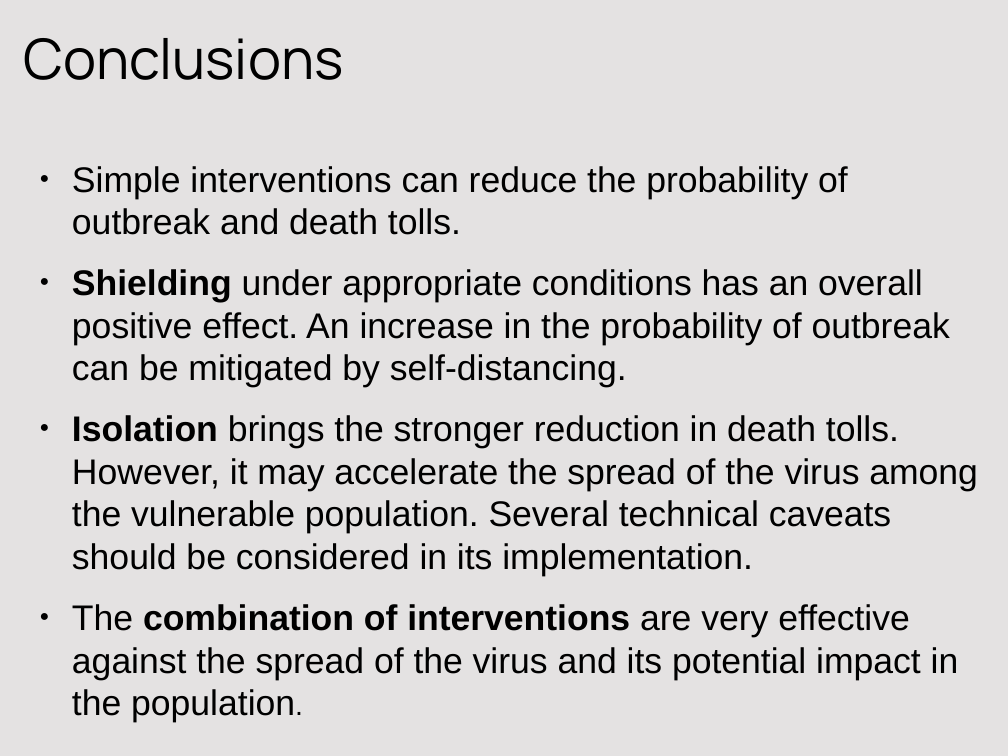
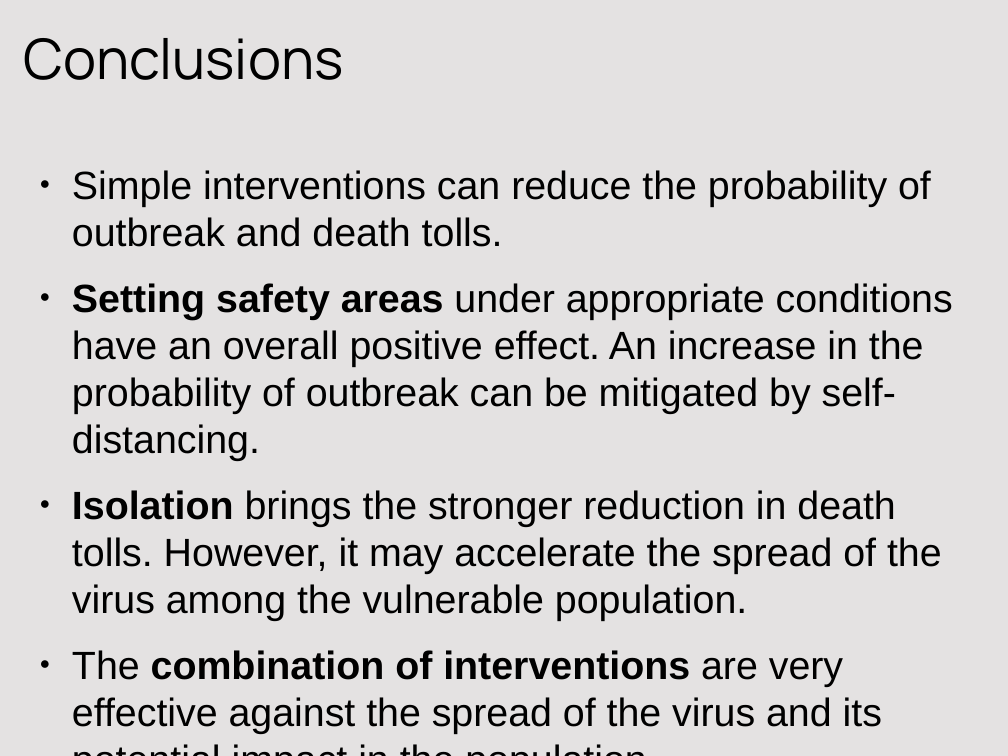
Before and after one commit to crowdfightcovid19/req-550-Syria, a slide deck: slide 59 of manuscripts/slides-20200716/20200716-syria_APG.odp (slide 60 before the commit). Drawn at 1008x756 pixels with LibreOffice and Linux fonts; fonts in the diff are those of the drawing. Boxes give left, top, right and bottom in pixels: in the first picture for what was removed or moved away, otherwise in the second. Text is boxed around its words. In the diff, an @@ line names an element or a change of style, - is before the commit and + after.

```diff
--- a/manuscripts/slides-20200716/20200716-syria_APG.odp
+++ b/manuscripts/slides-20200716/20200716-syria_APG.odp
@@ text at (x1=72, y1=170, x2=931, y2=734): size 28 to 31 pt in "Simple interventions can reduce the probability of ...", "The combination of interventions are very effective ..."; size 22.4 to 24.8 pt in "population." @@
@@ text at (x1=72, y1=283, x2=953, y2=621): text changed; size 28 to 31 pt @@
-● Shielding under appropriate conditions has an overall positive effect. An increase in the probability of outbreak can be mitigated by self-distancing.
-● Isolation brings the stronger reduction in death tolls. However, it may accelerate the spread of the virus among the vulnerable population. Several technical caveats should be considered in its implementation.
+● Setting safety areas under appropriate conditions have an overall positive effect. An increase in the probability of outbreak can be mitigated by self-distancing.
+● Isolation brings the stronger reduction in death tolls. However, it may accelerate the spread of the virus among the vulnerable population.
```
Also in this commit, not shown: 13 other slides changed, 1 slide removed, 1 other file.
